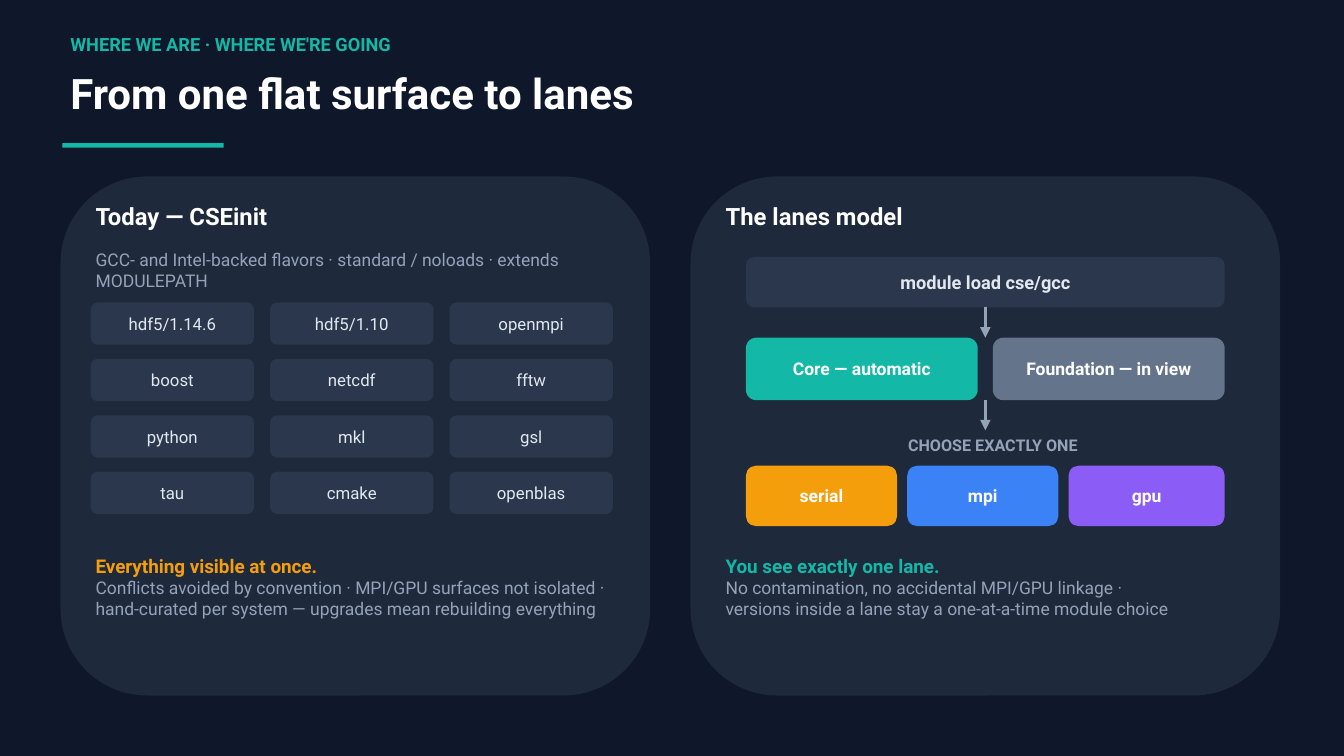
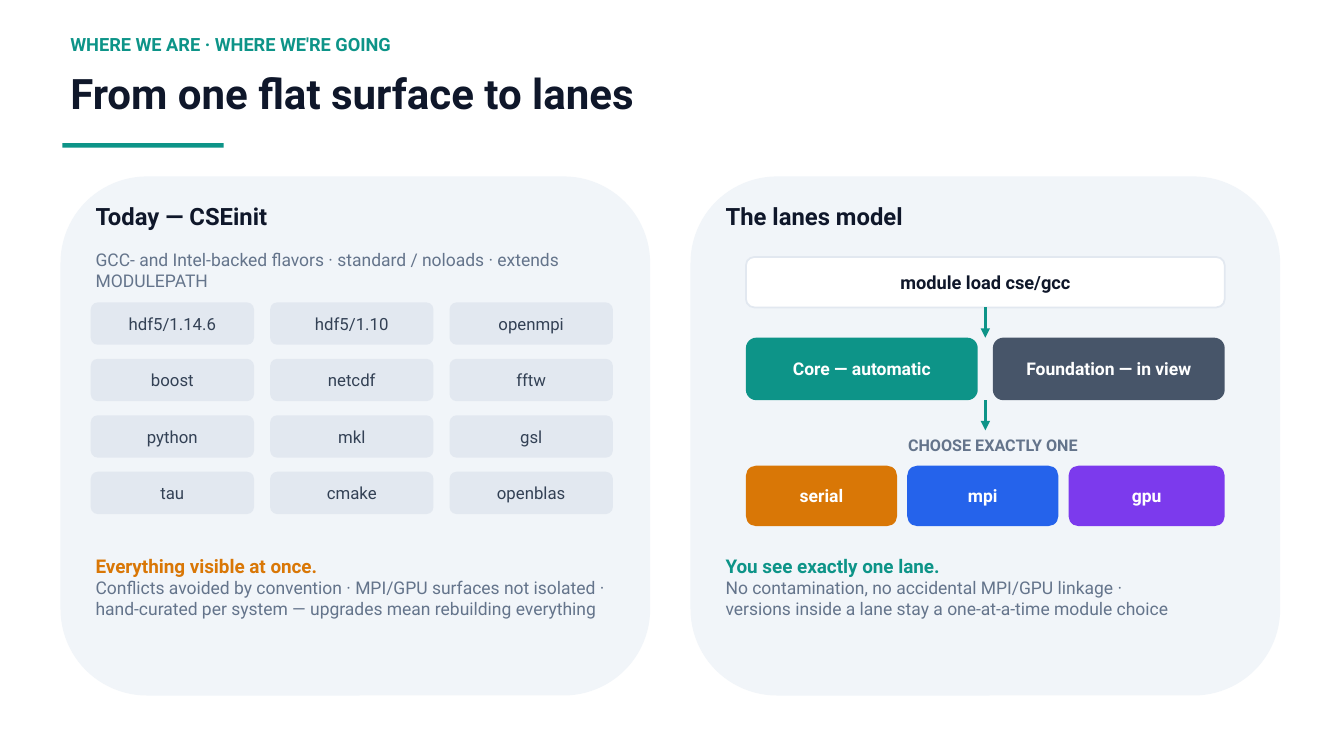
Before and after one commit to ray12514/stack-planning, a slide deck: slide 2 of presentations/cse_lanes_model.pptx. Drawn at 1344x756 pixels with LibreOffice and Linux fonts; fonts in the diff are those of the drawing. Boxes give left, top, right and bottom in pixels: in the first picture for what was removed or moved away, otherwise in the second. Text is boxed around its words. In the diff, an @@ line names an element or a change of style, - is before the commit and + after.

Commit message:
Redraw the build-flow schematic; restyle the deck to light theme
cse_build_flow.pptx: the original schematic structure redrawn clean —
six-stage pipeline, Core+Foundation built once, dashed reuse edges into
two pilot compiler surfaces (Cray: cse/gcc + cse/cce with cray-mpich
lanes; Linux: cse/gcc + system default with openmpi lanes), user-flow
strip and legend. Deck restyled to white background with the same lane
color language; validation/vocabulary cards tightened. Both verified
slide-by-slide through Keynote PDF export.

```diff
--- a/presentations/cse_lanes_model.pptx
+++ b/presentations/cse_lanes_model.pptx
@@ rectangle removed at [0, 0, 1344, 756] @@
@@ text "WHERE WE ARE · WHERE ..." at [70, 37, 390, 51]: text colour #14B8A6 to #0D9488 @@
@@ rectangle at [63, 143, 224, 147]: fill #14B8A6 to #0D9488 @@
@@ rounded rectangle at [60, 176, 650, 696]: fill #1E293B to #F1F5F9 @@
@@ rounded rectangle at [691, 176, 1280, 696]: fill #1E293B to #F1F5F9 @@
@@ text colour #FFFFFF to #0F172A in 3 elements at [70, 77, 633, 110], [96, 207, 267, 230], [726, 207, 903, 226] @@
@@ text "GCC- and Intel-backed flavors · ..." at [96, 253, 558, 287]: text colour #94A3B8 to #64748B @@
@@ rounded rectangle "module load cse/gcc" at [746, 257, 1225, 308]: text colour #E2E8F0 to #0F172A; fill #2A374D to #FFFFFF; outline none to #E2E8F0 1.25 pt @@
@@ arrow (986, 308) - (986, 338): stroke #94A3B8 2.5 pt to #0D9488 2.25 pt @@
@@ rounded rectangle "Core — automatic" at [746, 338, 978, 400]: fill #14B8A6 to #0D9488 @@
@@ rounded rectangle "Foundation — in view" at [993, 338, 1225, 400]: fill #64748B to #475569 @@
@@ arrow (986, 400) - (986, 431): stroke #94A3B8 2.5 pt to #0D9488 2.25 pt @@
@@ text "CHOOSE EXACTLY ONE" at [908, 439, 1078, 451]: text colour #94A3B8 to #64748B @@
@@ text colour #E2E8F0 to #334155; fill #2A374D to #E2E8F0 in 12 elements at [91, 302, 254, 345], [270, 302, 434, 345], [450, 302, 613, 345], [91, 359, 254, 401], [270, 359, 434, 401], [450, 359, 613, 401], [91, 415, 254, 458], [270, 415, 434, 458], [450, 415, 613, 458], [91, 472, 254, 514], [270, 472, 434, 514], [450, 472, 613, 514] @@
@@ rounded rectangle "serial" at [746, 466, 897, 526]: fill #F59E0B to #D97706 @@
@@ rounded rectangle "mpi" at [907, 466, 1059, 526]: fill #3B82F6 to #2563EB @@
@@ rounded rectangle "gpu" at [1069, 466, 1225, 526]: fill #8B5CF6 to #7C3AED @@
@@ text "Everything visible at once." at [96, 558, 596, 619]: text colour #F59E0B to #D97706 in "Everything visible at once."; text colour #94A3B8 to #64748B in "Conflicts avoided by convention · MPI/GPU surfaces ...", "hand-curated per system — upgrades mean rebuilding ..." @@
@@ text "You see exactly one lane." at [726, 559, 1168, 619]: text colour #14B8A6 to #0D9488 in "You see exactly one lane."; text colour #94A3B8 to #64748B in "No contamination, no accidental MPI/GPU linkage ·", "versions inside a lane stay a one-at-a-time ..." @@
```
Also in this commit, not shown: 7 other slides changed, 4 other files.
